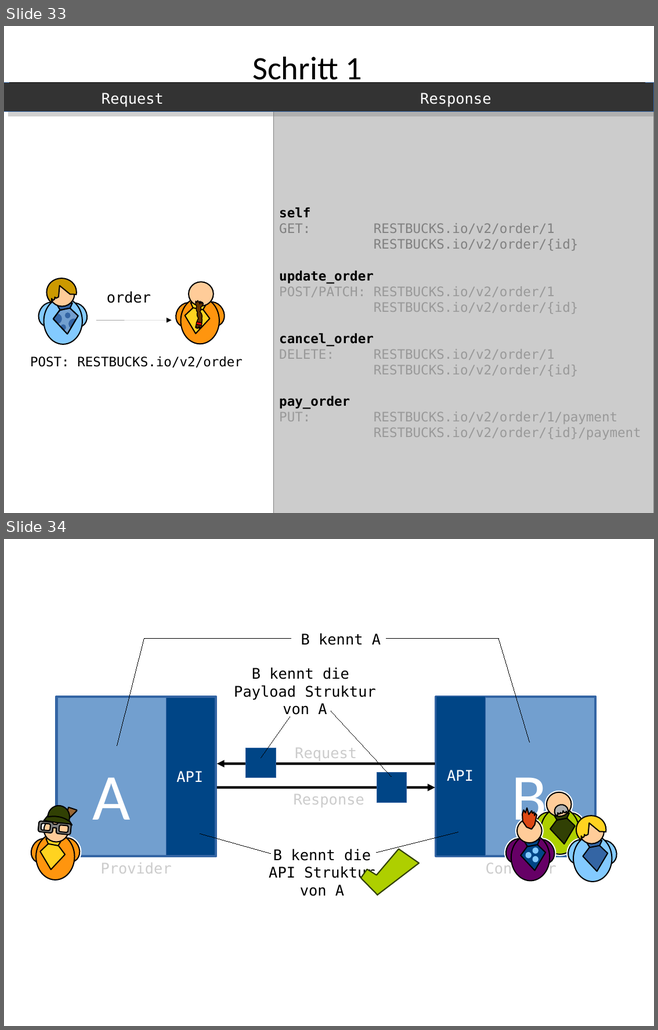
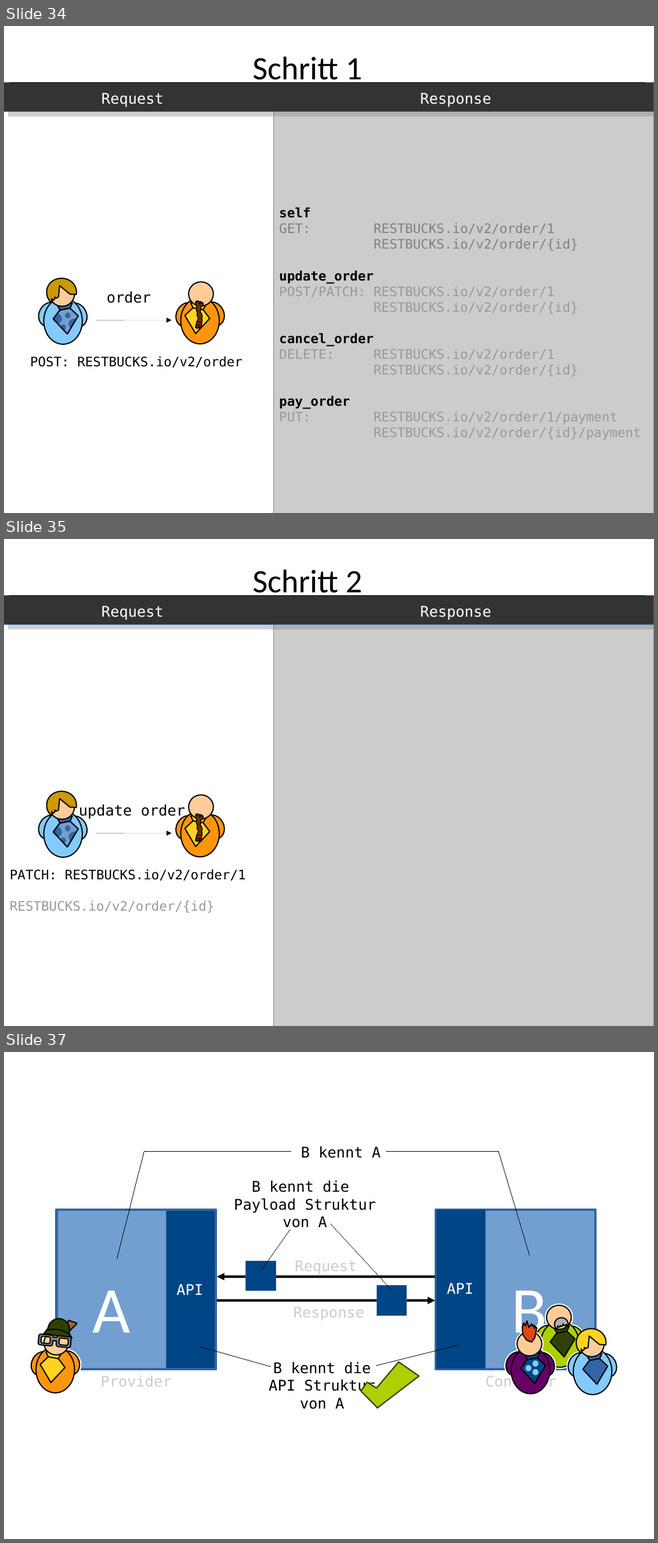
Before and after one commit to xdoo/schema_evolution_demo, a slide deck: Folien.odp. Shown one above the other, each under a label of ours: slides 33 and 34 before the commit, slides 34, 35 and 37 after it; the slides between them are not shown. The pictures are 658x1030 and 658x1543 pixels, drawn with LibreOffice and Linux fonts; fonts in the diff are those of the drawing. Boxes give left, top, right and bottom in pixels: in the first picture for what was removed or moved away, otherwise in the second. Text is boxed around its words. In the diff, an @@ line names an element or a change of style, - is before the commit and + after.

```diff
--- a/Folien.odp
+++ b/Folien.odp
@@ slide 35 added at [4, 539, 654, 1026], background #FFFFFF @@
@@ text added at [252, 569, 362, 600], 40 pt, text #000000 @@
+Schritt 2
@@ rectangle added at [4, 596, 654, 624], fill #333333, outline #3465A4 0 pt @@
@@ line added from (9, 596) to (645, 596), #000000 0 pt @@
@@ text added at [101, 606, 164, 620], 18 pt, text #FFFFFF @@
+Request
@@ text added at [420, 606, 491, 620], 18 pt, text #FFFFFF @@
+Response
@@ rectangle added at [273, 624, 654, 1026], fill #CCCCCC, outline #808080 0 pt @@
@@ group added at [35, 791, 92, 858]: 6 freeform shapes, 4 ellipses @@
@@ text added at [79, 804, 185, 819], 18 pt, text #000000 @@
+update order
@@ arrow added from (96, 833) to (172, 833), #000000 0 pt @@
@@ group added at [172, 795, 228, 857]: 4 freeform shapes, 4 ellipses, 1 rectangle @@
@@ text added at [10, 870, 246, 913], 16 pt, text #000000 @@
+PATCH: RESTBUCKS.io/v2/order/1
+RESTBUCKS.io/v2/order/{id}
@@ what was slide 33 is now slide 34 @@
@@ what was slide 34 is now slide 37 @@
```
Also in this commit, not shown: 1 slide changed, 16 other slides added, 1 slide removed, 1 other file.
